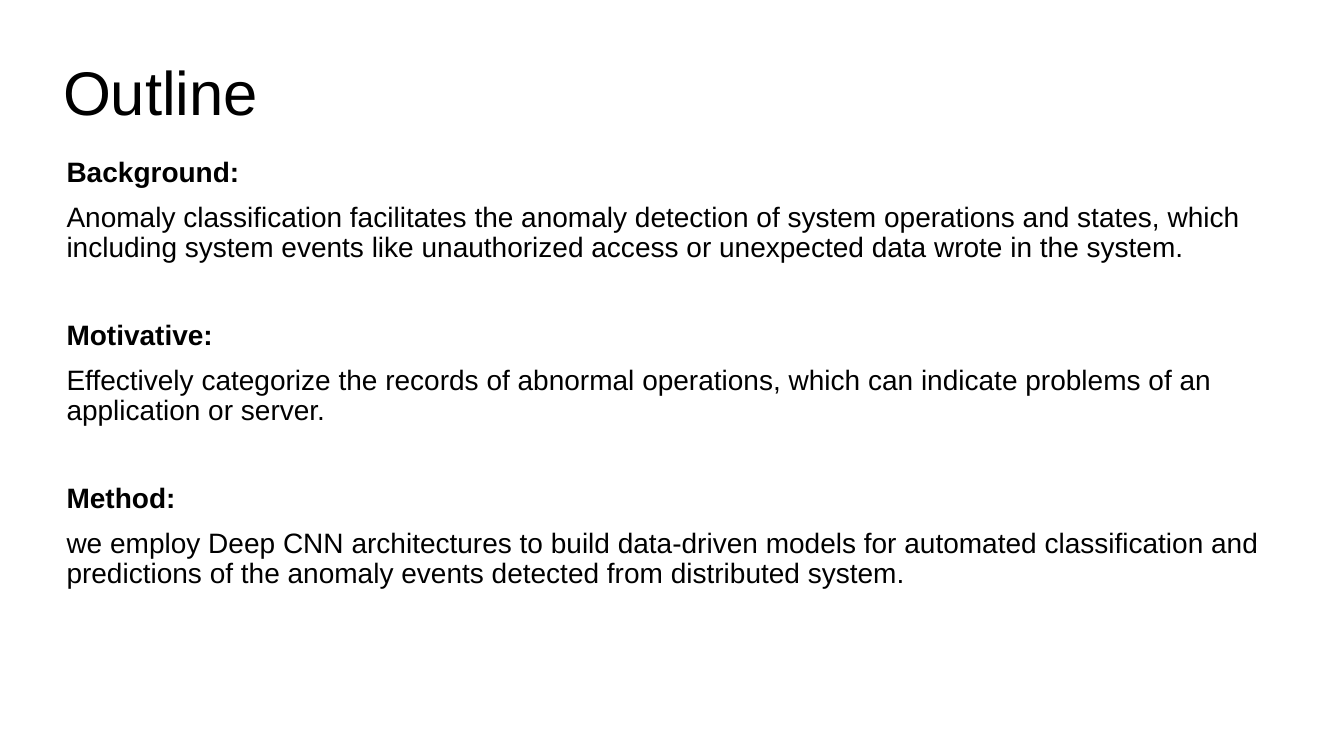
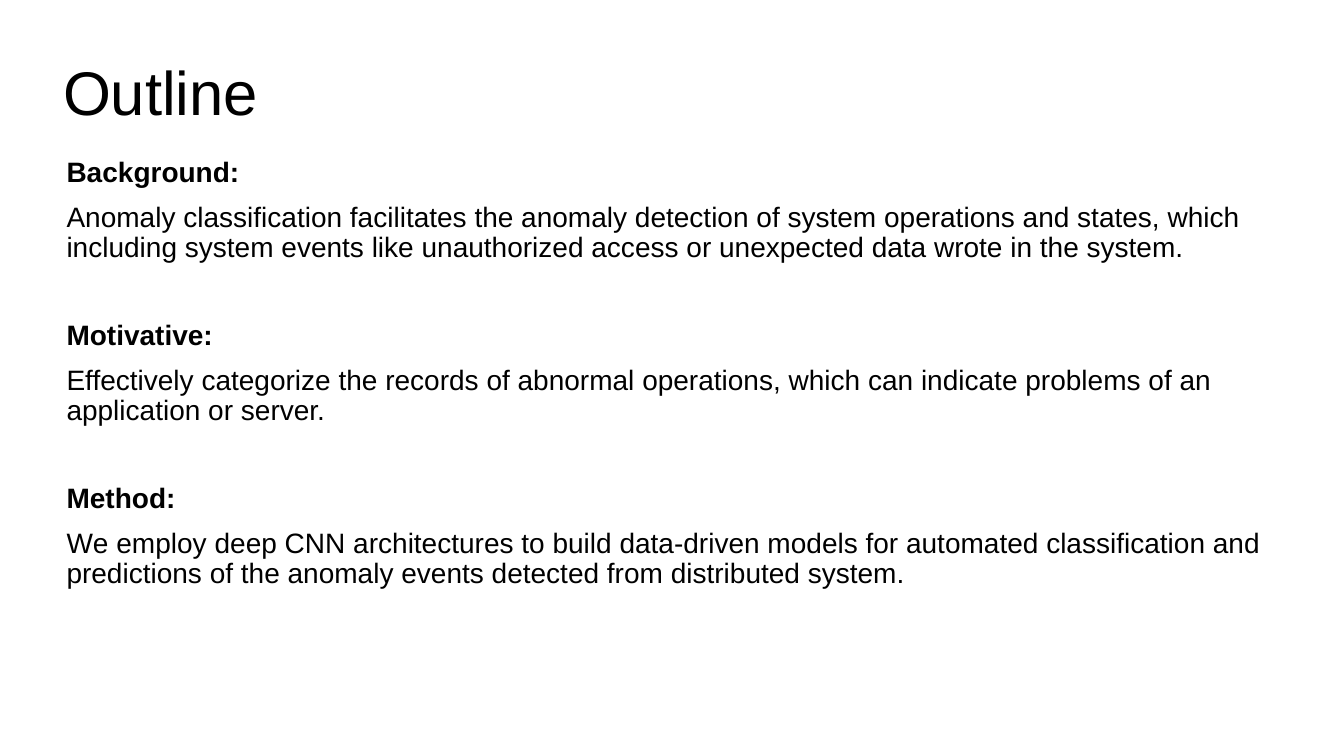
Before and after one commit to stephen-cheng/system_log_lstm_cnn, a slide deck: slide 2 of sum/Outline.pptx. Drawn at 1344x756 pixels with LibreOffice and Linux fonts; fonts in the diff are those of the drawing. Boxes give left, top, right and bottom in pixels: in the first picture for what was removed or moved away, otherwise in the second. Text is boxed around its words. In the diff, an @@ line names an element or a change of style, - is before the commit and + after.

```diff
--- a/sum/Outline.pptx
+++ b/sum/Outline.pptx
@@ subtitle at [67,532,1260,588]: text changed @@
-we employ Deep CNN architectures to build data-driven models for automated classification and predictions of the anomaly events detected from distributed system.
+We employ deep CNN architectures to build data-driven models for automated classification and predictions of the anomaly events detected from distributed system.
```
Also in this commit, not shown: 2 other slides changed, 2 other files.
